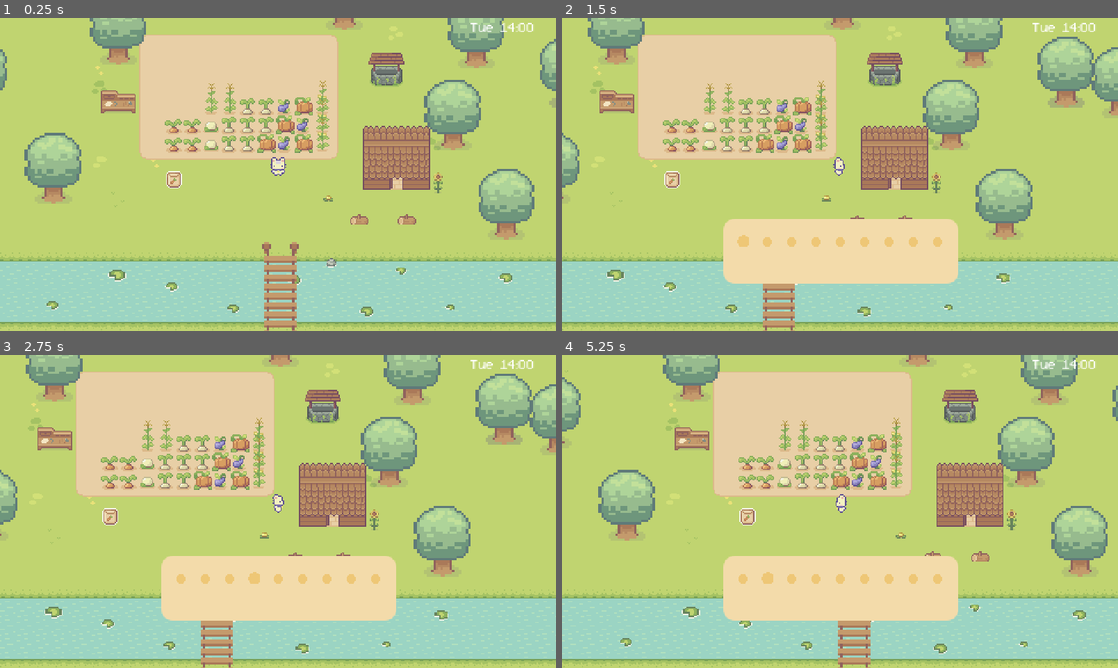
Above: before the commit, frames 1-4 (two rows, left to right).
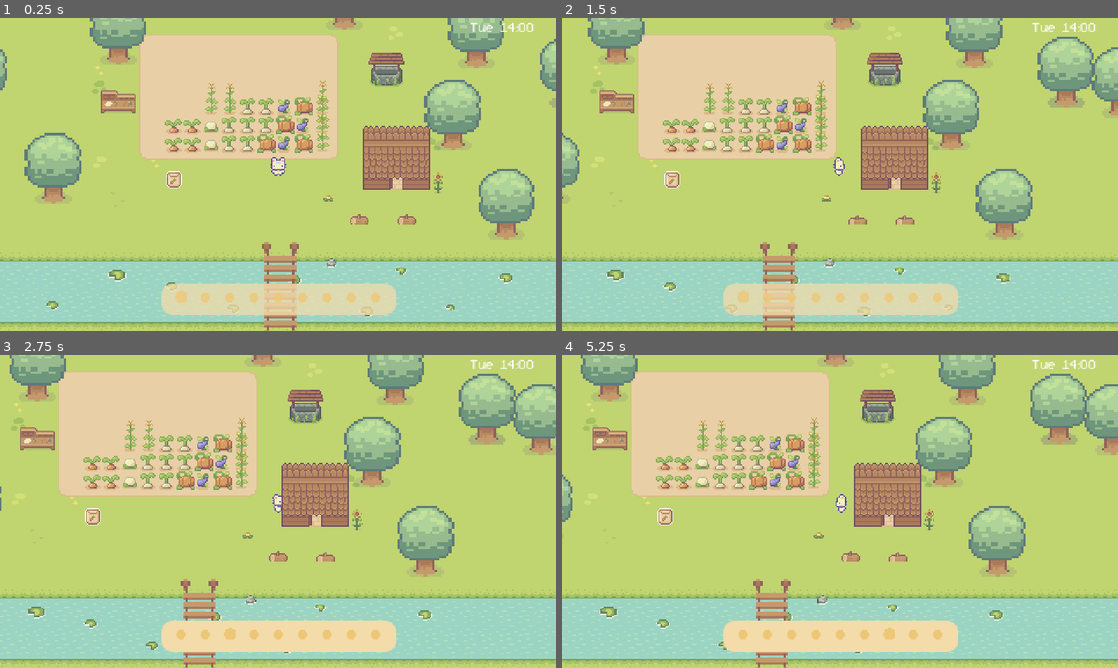
Above: after the commit, the same moments.

Repository: nkbs33/Godot_Farm
Game: Godot game, scene res://demo.tscn
Two runs of this game, one before a commit and one after it. Both use one fixed random seed, a clock stepped at 60 frames per second and the inputs below.
Inputs:
- Up to frame 1 (0.25 s): no input
- Up to frame 2 (1.5 s): tap Enter at 0.5 s; hold D (move_right) 0.53-1.28 s; hold J (interact) 0.53-1.28 s; tap Tab (switch_focus, bound only after the commit) at 0.8, 1.35 s; hold E (backpack) from 1.28 s (still down)
- Up to frame 3 (2.75 s): tap J (interact) at 1.55 s; tap Space at 2 s; release E (backpack) at 2.03 s; hold D (move_right) from 2.03 s (still down); hold J (interact) from 2.03 s (still down); tap Tab (switch_focus, bound only after the commit) at 2.3 s
- Up to frame 4 (5.25 s): release D (move_right) at 2.78 s; release J (interact) at 2.78 s; hold W (move_up) 2.78-3.53 s; tap Tab (switch_focus, bound only after the commit) at 2.85, 3.8, 4.35 s; tap J (interact) at 3.05, 4.55 s; tap Enter at 3.5 s; hold J (interact) 3.53-4.28 s; hold A (move_left) 3.53-5.03 s; tap K (cancel) at 4.15 s; tap Escape (ui_cancel) at 4.9 s; hold E (backpack) from 5.03 s (still down); hold J (interact) from 5.03 s (still down)

The runs differ from the first frame. In frame 1, 4.2% of the frame differs, in the area x 29-72%, y 84-95%; in frame 2, 13%; in frame 3, 32%; in frame 4, 48%, in the area x 0-100%, y 0-100%.

Commit message:
work work

Diff:
--- a/UI/HUD.gd
+++ b/UI/HUD.gd
@@ -3,7 +3,21 @@
 var focus = null:
 	set(value):
 		focus = value
-		global_data.player.enable_control(value==null)
+		if focus:
+			isBackground = false
+		else:
+			update_player_lock()
+
+var isBackground:bool:
+	set(val):
+		isBackground = val
+		update_player_lock()
+		if not focus:
+			return
+		if val:
+			focus.modulate = Color(1,1,1,0.75)
+		else:
+			focus.modulate = Color(1,1,1,1)
 
 @onready var backpack = $Backpack
 @onready var dialog = $Dialogue
@@ -14,10 +28,14 @@
 	initialize()
 
 func initialize():
-	$Backpack.hide()
+	#Backpack.toggle_visible(false)
 	$Dialogue.hide()
 	global_data = get_node("/root/GlobalData")
 	global_data.hud = self
+
+func update_player_lock():
+	if global_data and global_data.player:
+		global_data.player.enable_control(focus==null or isBackground)
 
 # show only
 func show_panel(panel):
@@ -42,8 +60,18 @@
 	if panel=="backpack":
 		toggle_panel(backpack)
 
+func _input(event):
+	if not focus or not $MoveTimer.is_stopped():
+		return
+	if focus == dialog:
+		return
+	if event.is_action_pressed("switch_focus"):
+		isBackground = not isBackground
+
 func _process(delta):
 	if not focus or not $MoveTimer.is_stopped():
+		return
+	if isBackground:
 		return
 	var move_vec = Vector2(0,0)
 	if Input.is_action_pressed("move_right"):
--- a/UI/HUD.tscn
+++ b/UI/HUD.tscn
@@ -18,7 +18,6 @@
 text = "step"
 
 [node name="Backpack" parent="." instance=ExtResource("2_sw0u6")]
-visible = false
 metadata/_edit_lock_ = true
 
 [node name="Dialogue" parent="." instance=ExtResource("3_sh8n1")]
--- a/UI/backpack/backpack_ui.gd
+++ b/UI/backpack/backpack_ui.gd
@@ -7,6 +7,7 @@
 var slots
 var item_menu
 var focus = null
+var isFocused:bool
 
 @export var current_index:int:
 	set(value):
@@ -35,6 +36,7 @@
 	current_index = 0
 	connect_to_data()
 	hud = get_parent()
+	toggle_visible(false)
 
 func connect_to_data():
 	global_data = get_node("/root/GlobalData")
@@ -46,8 +48,10 @@
 	get_slot(index).num = backpack_data.items[index].amount
 
 func toggle_visible(vis):
+	isFocused = vis
 	item_menu.toggle_visible(false)
-	visible = vis
+	#visible = vis
+	modulate = Color(1,1,1,1) if vis else Color(1,1,1,0.75)
 	hud.focus = self if vis else null
 
 func use_item():
--- a/UI/backpack/backpack_ui.tscn
+++ b/UI/backpack/backpack_ui.tscn
@@ -26,9 +26,9 @@
 anchor_left = 0.5
 anchor_right = 0.5
 offset_left = -101.0
-offset_top = 173.0
+offset_top = 229.425
 offset_right = 102.0
-offset_bottom = 229.0
+offset_bottom = 256.425
 theme_override_styles/panel = SubResource("StyleBoxFlat_5lt2j")
 
 [node name="Slots" type="GridContainer" parent="BackpackPanel"]
@@ -37,9 +37,9 @@
 anchor_left = 0.5
 anchor_right = 0.5
 offset_left = -92.5
-offset_top = 12.0
-offset_right = 91.5
-offset_bottom = 36.0
+offset_top = 4.0
+offset_right = 93.5
+offset_bottom = 22.0
 theme_override_constants/h_separation = 5
 columns = 10
 
@@ -71,6 +71,7 @@
 layout_mode = 2
 
 [node name="ItemMenu" parent="BackpackPanel" instance=ExtResource("3_mkn03")]
+visible = false
 layout_mode = 2
 offset_left = 30.0
 offset_top = -2.0
--- a/crop/items/crop_item.tscn
+++ b/crop/items/crop_item.tscn
@@ -3,7 +3,7 @@
 [ext_resource type="Script" path="res://crop/items/crop_item.gd" id="1_rqsi7"]
 [ext_resource type="PackedScene" uid="uid://rryf2ssyd1xo" path="res://world_maps/world_objects/interactive_region.tscn" id="2_ki7nb"]
 [ext_resource type="Texture2D" uid="uid://didb38xmfnn4h" path="res://crop/assets/farming-Plants-items.png" id="3_yw8co"]
-[ext_resource type="Script" path="res://crop/items/crop_icon.gd" id="4_85t76"]
+[ext_resource type="Script" path="res://crop/items/item_icon.gd" id="4_iqwpf"]
 [ext_resource type="PackedScene" uid="uid://45vjcht6febs" path="res://objects/dialog_trigger.tscn" id="5_5tufp"]
 
 [node name="CropItem" type="Node2D"]
@@ -17,6 +17,6 @@
 hframes = 2
 vframes = 15
 frame = 4
-script = ExtResource("4_85t76")
+script = ExtResource("4_iqwpf")
 
 [node name="DialogTrigger" parent="." instance=ExtResource("5_5tufp")]
--- a/crop/items/crop_icon.gd
+++ b/crop/items/item_icon.gd
@@ -10,7 +10,7 @@
 func update_sprite():
 	if item_name == "":
 		return
-	var d = item_man.query_icon(item_name)
+	var d = item_man.query_data(item_name)
 	if not d:
 		return
 	texture = item_man.textures[d.texture]
--- a/crop/items/item_icon.tscn
+++ b/crop/items/item_icon.tscn
@@ -1,11 +1,11 @@
 [gd_scene load_steps=3 format=3 uid="uid://sa0r0wr3hl86"]
 
 [ext_resource type="Texture2D" uid="uid://didb38xmfnn4h" path="res://crop/assets/farming-Plants-items.png" id="1_5ssu4"]
-[ext_resource type="Script" path="res://crop/items/crop_icon.gd" id="2_p1aud"]
+[ext_resource type="Script" path="res://crop/items/item_icon.gd" id="2_ogiqi"]
 
 [node name="Icon" type="Sprite2D"]
 texture = ExtResource("1_5ssu4")
 hframes = 2
 vframes = 15
 frame = 29
-script = ExtResource("2_p1aud")
+script = ExtResource("2_ogiqi")
--- a/global_data/crop_data.gd
+++ b/global_data/crop_data.gd
@@ -7,6 +7,7 @@
 # dry/wet, nutrition level
 var tile_data = {}
 var crop_tile_map
+@onready var global_data = get_parent()
 
 func get_crop(coord):
 	if not data.has(coord):
@@ -33,3 +34,7 @@
 		return
 	data[coord] = crop_name
 	crop_tile_map.set_crop(coord, crop_name)
+
+func get_crop_atlas_coord(crop_name):
+	var d = global_data.item_manager.query_crop_data(crop_name)
+	return str_to_var(d.coord)
--- a/global_data/database/item_db.json
+++ b/global_data/database/item_db.json
@@ -3,75 +3,91 @@
 		"name":"carrot_seed",
 		"texture":"crop_item",
 		"coord":"Vector2i(0,2)",
+		"type":"seed",
+		"crop":"carrot",
 	},
 	{
 		"name":"carrot",
 		"texture":"crop_item",
 		"coord":"Vector2i(1,2)",
+		"type":"crop",
 	},
 	{
 		"name":"corn",
 		"texture":"crop_item",
 		"coord":"Vector2i(1,1)",
+		"type":"crop",
 	},
 	{
 		"name":"cauliflower",
 		"texture":"crop_item",
 		"coord":"Vector2i(1,3)",
+		"type":"crop",
 	},
 	{
 		"name":"tomato",
 		"texture":"crop_item",
 		"coord":"Vector2i(1,4)",
+		"type":"crop",
 	},
 	{
 		"name":"eggplant",
 		"texture":"crop_item",
 		"coord":"Vector2i(1,5)",
+		"type":"crop",
 	},
 	{
 		"name":"rose",
 		"texture":"crop_item",
 		"coord":"Vector2i(1,6)",
+		"type":"crop",
 	},
 	{
 		"name":"green",
 		"texture":"crop_item",
 		"coord":"Vector2i(1,7)",
+		"type":"crop",
 	},
 	{
 		"name":"stick",
 		"texture":"crop_item",
 		"coord":"Vector2i(1,8)",
+		"type":"crop",
 	},
 	{
 		"name":"pumpkin",
 		"texture":"crop_item",
 		"coord":"Vector2i(1,9)",
+		"type":"crop",
 	},
 	{
 		"name":"white_carrot",
 		"texture":"crop_item",
 		"coord":"Vector2i(1,10)",
+		"type":"crop",
 	},
 	{
 		"name":"flower",
 		"texture":"crop_item",
 		"coord":"Vector2i(1,11)",
+		"type":"crop",
 	},
 	{
 		"name":"purple_carrot",
 		"texture":"crop_item",
 		"coord":"Vector2i(1,12)",
+		"type":"crop",
 	},
 	{
 		"name":"star",
 		"texture":"crop_item",
 		"coord":"Vector2i(1,13)",
+		"type":"crop",
 	},
 	{
 		"name":"cucumber",
 		"texture":"crop_item",
 		"coord":"Vector2i(1,14)",
+		"type":"crop",
 	},
 ]
--- a/global_data/global_data.gd
+++ b/global_data/global_data.gd
@@ -6,6 +6,7 @@
 var world
 @onready var crop_data = $CropData
 @onready var backpack = $Backpack
+@onready var item_manager = $ItemManager
 
 
 func start_dialog(dialog_data_, callback=null):
@@ -35,5 +36,10 @@
 
 func use_backpack_item(idx):
 	var item_name = backpack.items[idx].name
-	print("use "+item_name)
+	#print("use "+item_name)
+	var item_data = item_manager.query_data(item_name)
+	if item_data.type == "seed":
+		print("use seed: "+item_name)
+		var crop_name = item_data.crop
+		crop_data.set_crop(world.player_coord, crop_name)
 	backpack.change_item_num(idx, -1)
--- a/global_data/item_manager.gd
+++ b/global_data/item_manager.gd
@@ -3,7 +3,9 @@
 const db_path = "res://global_data/database/"
 const item_db_path = db_path + "item_db.json"
 const plant_db_path = db_path + "plant_db.json"
-var data = {}
+
+var item_db = {}
+var crop_db = {}
 var textures = {}
 
 func _ready():
@@ -18,14 +20,22 @@
 	var f = FileAccess.open(item_db_path, FileAccess.READ)
 	var data_raw = JSON.parse_string(f.get_as_text())
 	for element in data_raw:
-		data[element.name] = element
+		item_db[element.name] = element
 
 	f = FileAccess.open(plant_db_path, FileAccess.READ)
 	data_raw = JSON.parse_string(f.get_as_text())
-	print(data_raw)
+	for element in data_raw:
+		crop_db[element.name] = element
+	#print(data_raw)
 
-func query_icon(item_name):
-	if data.has(item_name):
-		return data[item_name]
+func query_data(item_name):
+	if item_db.has(item_name):
+		return item_db[item_name]
 	else:
 		return null
+
+func query_crop_data(crop_name):
+	if crop_db.has(crop_name):
+		return crop_db[crop_name]
+	else:
+		return null
--- a/project.godot
+++ b/project.godot
@@ -41,7 +41,6 @@
 "deadzone": 0.5,
 "events": [Object(InputEventKey,"resource_local_to_scene":false,"resource_name":"","device":0,"window_id":0,"alt_presse …(181 unchanged characters)…
 , Object(InputEventJoypadButton,"resource_local_to_scene":false,"resource_name":"","device":-1,"button_index":1,"pressure":0.0,"pressed":true,"script":null)
-, Object(InputEventKey,"resource_local_to_scene":false,"resource_name":"","device":-1,"window_id":0,"alt_pressed":false,"shift_pressed":false,"ctrl_pressed":false,"meta_pressed":false,"pressed":false,"keycode":0,"physical_keycode":75,"key_label":0,"unicode":107,"echo":false,"script":null)
 ]
 }
 move_right={
@@ -49,7 +48,6 @@
 "events": [Object(InputEventKey,"resource_local_to_scene":false,"resource_name":"","device":0,"window_id":0,"alt_pressed":false,"shift_pressed":false,"ctrl_pressed":false,"meta_pressed":false,"pressed":false,"keycode":68,"physical_keycode":68,"key_label":68,"unicode":0,"echo":false,"script":null)
 , Object(InputEventJoypadMotion,"resource_local_to_scene":false,"resource_name":"","device":-1,"axis":0,"axis_value":1.0,"script":null)
 , Object(InputEventJoypadButton,"resource_local_to_scene":false,"resource_name":"","device":-1,"button_index":14,"pressure":0.0,"pressed":true,"script":null)
-, Object(InputEventKey,"resource_local_to_scene":false,"resource_name":"","device":-1,"window_id":0,"alt_pressed":false,"shift_pressed":false,"ctrl_pressed":false,"meta_pressed":false,"pressed":false,"keycode":0,"physical_keycode":4194321,"key_label":0,"unicode":0,"echo":false,"script":null)
 ]
 }
 move_left={
@@ -57,7 +55,6 @@
 "events": [Object(InputEventKey,"resource_local_to_scene":false,"resource_name":"","device":-1,"window_id":0,"alt_pressed":false,"shift_pressed":false,"ctrl_pressed":false,"meta_pressed":false,"pressed":false,"keycode":0,"physical_keycode":65,"key_label":0,"unicode":97,"echo":false,"script":null)
 , Object(InputEventJoypadButton,"resource_local_to_scene":false,"resource_name":"","device":-1,"button_index":13,"pressure":0.0,"pressed":true,"script":null)
 , Object(InputEventJoypadMotion,"resource_local_to_scene":false,"resource_name":"","device":-1,"axis":0,"axis_value":-1.0,"script":null)
-, Object(InputEventKey,"resource_local_to_scene":false,"resource_name":"","device":-1,"window_id":0,"alt_pressed":false,"shift_pressed":false,"ctrl_pressed":false,"meta_pressed":false,"pressed":false,"keycode":0,"physical_keycode":4194319,"key_label":0,"unicode":0,"echo":false,"script":null)
 ]
 }
 move_up={
@@ -65,7 +62,6 @@
 "events": [Object(InputEventKey,"resource_local_to_scene":false,"resource_name":"","device":-1,"window_id":0,"alt_pressed":false,"shift_pressed":false,"ctrl_pressed":false,"meta_pressed":false,"pressed":false,"keycode":0,"physical_keycode":87,"key_label":0,"unicode":119,"echo":false,"script":null)
 , Object(InputEventJoypadButton,"resource_local_to_scene":false,"resource_name":"","device":-1,"button_index":11,"pressure":0.0,"pressed":true,"script":null)
 , Object(InputEventJoypadMotion,"resource_local_to_scene":false,"resource_name":"","device":-1,"axis":1,"axis_value":-1.0,"script":null)
-, Object(InputEventKey,"resource_local_to_scene":false,"resource_name":"","device":-1,"window_id":0,"alt_pressed":false,"shift_pressed":false,"ctrl_pressed":false,"meta_pressed":false,"pressed":false,"keycode":0,"physical_keycode":4194320,"key_label":0,"unicode":0,"echo":false,"script":null)
 ]
 }
 move_down={
@@ -73,7 +69,6 @@
 "events": [Object(InputEventKey,"resource_local_to_scene":false,"resource_name":"","device":-1,"window_id":0,"alt_pressed":false,"shift_pressed":false,"ctrl_pressed":false,"meta_pressed":false,"pressed":false,"keycode":0,"physical_keycode":83,"key_label":0,"unicode":115,"echo":false,"script":null)
 , Object(InputEventJoypadButton,"resource_local_to_scene":false,"resource_name":"","device":-1,"button_index":12,"pressure":0.0,"pressed":true,"script":null)
 , Object(InputEventJoypadMotion,"resource_local_to_scene":false,"resource_name":"","device":-1,"axis":1,"axis_value":1.0,"script":null)
-, Object(InputEventKey,"resource_local_to_scene":false,"resource_name":"","device":-1,"window_id":0,"alt_pressed":false,"shift_pressed":false,"ctrl_pressed":false,"meta_pressed":false,"pressed":false,"keycode":0,"physical_keycode":4194322,"key_label":0,"unicode":0,"echo":false,"script":null)
 ]
 }
 backpack={
@@ -95,6 +90,11 @@
 , Object(InputEventKey,"resource_local_to_scene":false,"resource_name":"","device":-1,"window_id":0,"alt_pressed":false,"shift_pressed":false,"ctrl_pressed":false,"meta_pressed":false,"pressed":false,"keycode":0,"physical_keycode":75,"key_label":0,"unicode":107,"echo":false,"script":null)
 ]
 }
+switch_focus={
+"deadzone": 0.5,
+"events": [Object(InputEventKey,"resource_local_to_scene":false,"resource_name":"","device":-1,"window_id":0,"alt_pressed":false,"shift_pressed":false,"ctrl_pressed":false,"meta_pressed":false,"pressed":false,"keycode":0,"physical_keycode":4194306,"key_label":0,"unicode":0,"echo":false,"script":null)
+]
+}
 
 [rendering]
 
--- a/world_maps/crop_tile_map.gd
+++ b/world_maps/tile_maps/crop_tile_map.gd
@@ -43,7 +43,7 @@
 	return get_used_cells(crops_layer)
 
 func set_crop(coord, crop_name):
-	var atlas_coord = Vector2(3,7)
+	var atlas_coord = crop_data.get_crop_atlas_coord(crop_name)
 	set_cell(crops_layer, coord, 0, atlas_coord)
 
 func remove_crop(coord):
--- a/world_maps/world.tscn
+++ b/world_maps/world.tscn
@@ -3,7 +3,7 @@
 [ext_resource type="Script" path="res://world_maps/world.gd" id="1_i517c"]
 [ext_resource type="TileSet" uid="uid://cuk3wfxbmrb68" path="res://crop/plants/crop_tile_set.tres" id="3_c63gs"]
 [ext_resource type="TileSet" uid="uid://dl7brbwcwfhcv" path="res://world_maps/tile_sets/ground_tile_set.tres" id="3_vmlp8"]
-[ext_resource type="Script" path="res://world_maps/crop_tile_map.gd" id="5_vbv4y"]
+[ext_resource type="Script" path="res://world_maps/tile_maps/crop_tile_map.gd" id="5_vbv4y"]
 [ext_resource type="PackedScene" uid="uid://jhouagerd4e2" path="res://world_maps/world_objects/flower_yellow.tscn" id="9_4yn0a"]
 [ext_resource type="PackedScene" uid="uid://ci4dsdvydwt18" path="res://world_maps/world_objects/wood_bridge.tscn" id="9_awshj"]
 [ext_resource type="PackedScene" uid="uid://bdh45uumpx21b" path="res://crop/items/crop_item.tscn" id="10_5hl80"]
@@ -199,7 +199,7 @@
 region_enabled = true
 region_rect = Rect2(80, 67, 16, 12)
 
-[node name="CropIcon" parent="StaticObjects/Misc" instance=ExtResource("10_5hl80")]
+[node name="CarrotSeed" parent="StaticObjects/Misc" instance=ExtResource("10_5hl80")]
 position = Vector2(56, 184)
 
 [node name="WaterWell" type="Sprite2D" parent="."]
